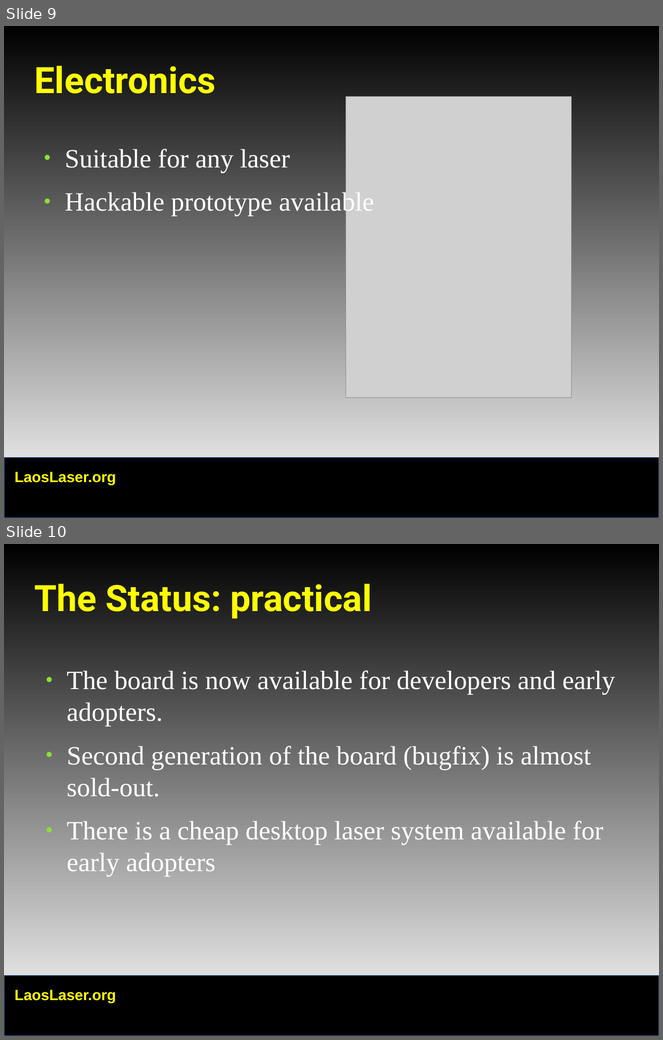
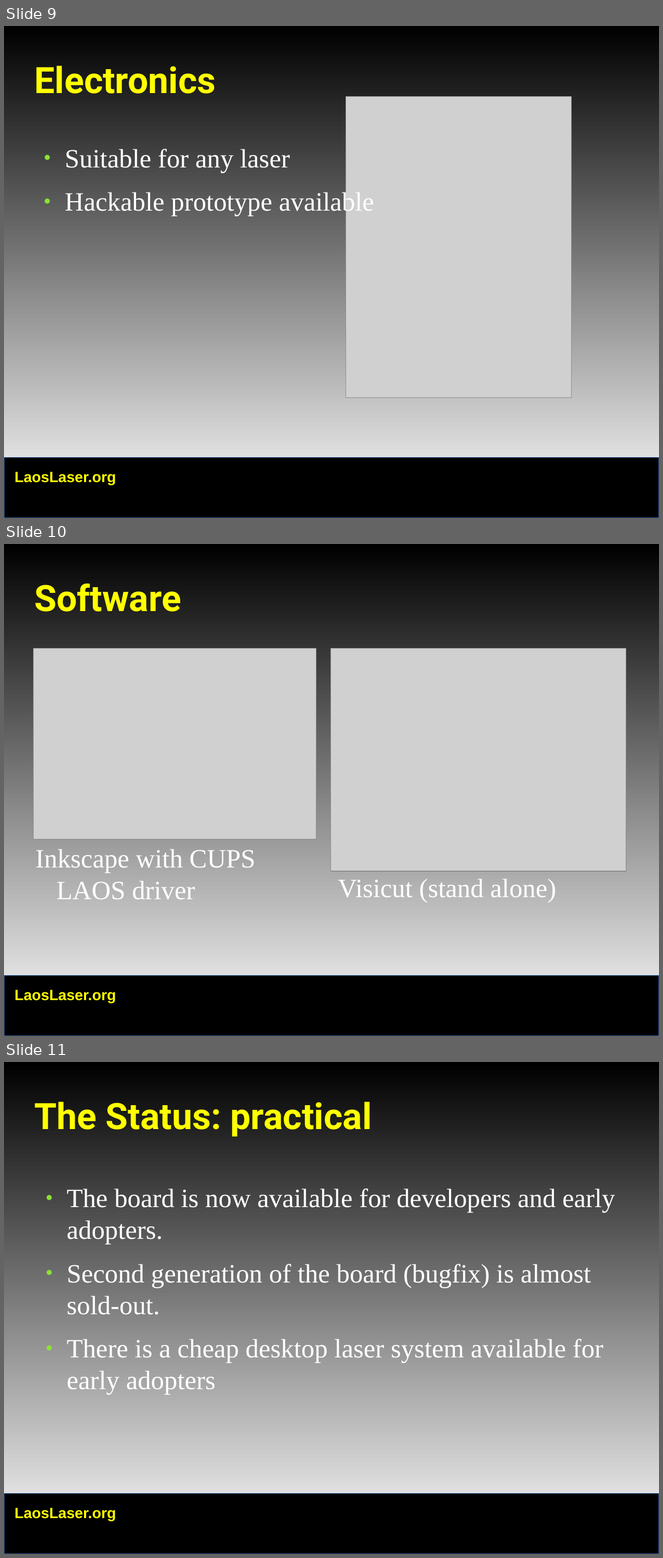
Before and after one commit to LaosLaser/Documentation, a slide deck: presentations/hackersnl/laoslaser.odp. Shown one above the other, each under a label of ours: slides 9 and 10 before the commit, slides 9, 10 and 11 after it. The pictures are 663x1040 and 663x1558 pixels, drawn with LibreOffice and Linux fonts; fonts in the diff are those of the drawing; grey boxes stand for pictures; background and template pictures are left out. Boxes give left, top, right and bottom in pixels: in the first picture for what was removed or moved away, otherwise in the second. Text is boxed around its words. In the diff, an @@ line names an element or a change of style, - is before the commit and + after.

Commit message:
added software and future slide and some small changes

```diff
--- a/presentations/hackersnl/laoslaser.odp
+++ b/presentations/hackersnl/laoslaser.odp
@@ slide 10 added at [4,544,659,1036], background gradient #000000 to #FFFFFF; not listed: 2 template elements that a slide beside it also shows @@
@@ title added at [35,584,181,612], 44 pt, text #FFFF00, bold @@
+Software
@@ picture added at [33,648,316,839] @@
@@ picture added at [331,648,626,871] @@
@@ text added at [35,849,256,899], 32 pt, text #FFFFFF @@
+Inkscape with CUPS LAOS driver
@@ text added at [338,879,556,902], 32 pt, text #FFFFFF @@
+Visicut (stand alone)
@@ what was slide 10 is now slide 11 @@
```
Also in this commit, not shown: 2 slides changed, 1 other slide added.
